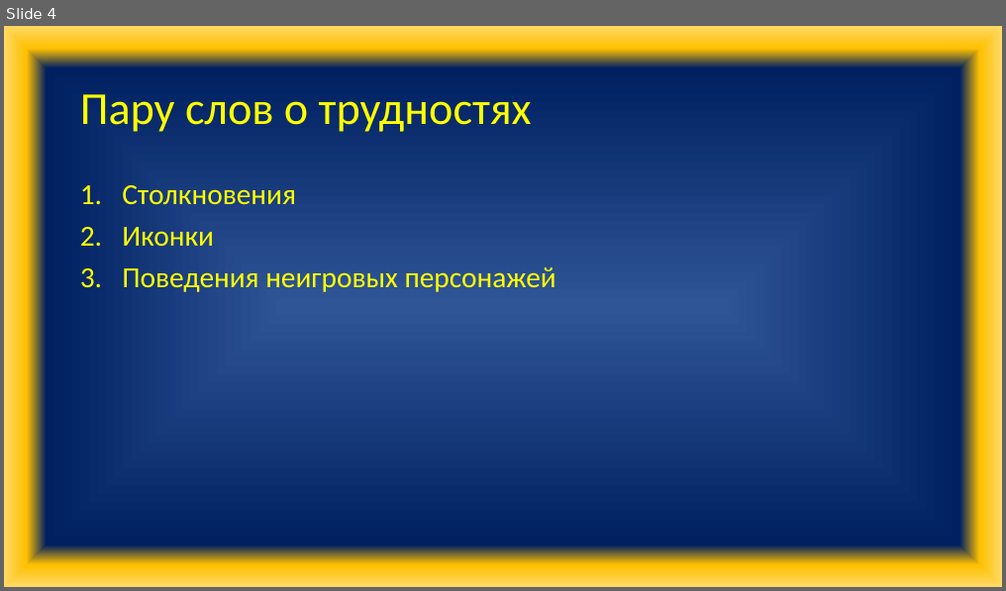
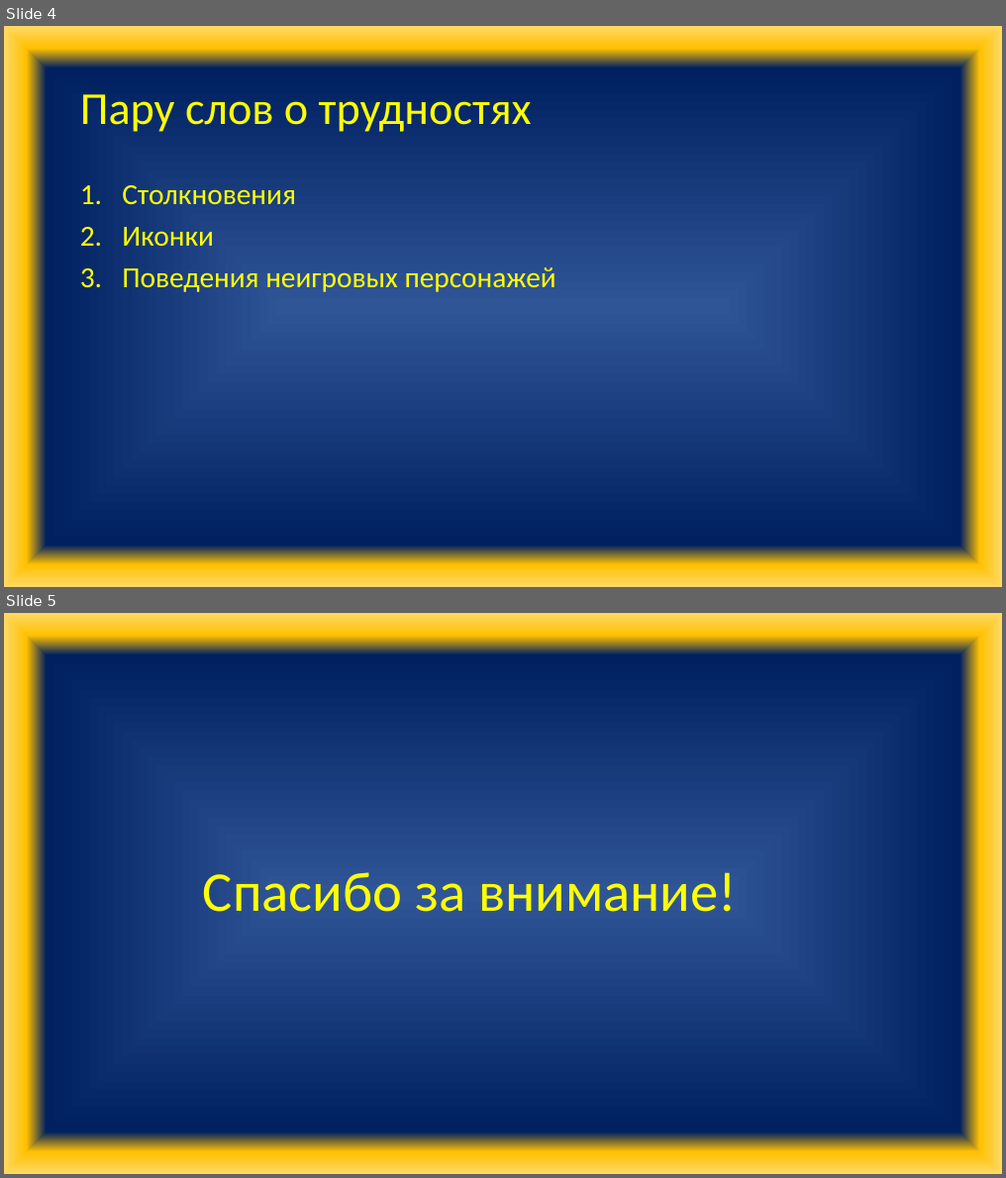
Before and after one commit to toptyginn/Pac-man, a slide deck: Pac-man.pptx. Shown one above the other, each under a label of ours: slide 4 before the commit, slides 4 and 5 after it. The pictures are 1006x591 and 1006x1178 pixels, drawn with LibreOffice and Linux fonts; fonts in the diff are those of the drawing. Boxes give left, top, right and bottom in pixels: in the first picture for what was removed or moved away, otherwise in the second. Text is boxed around its words. In the diff, an @@ line names an element or a change of style, - is before the commit and + after.

Commit message:
last commit

```diff
--- a/Pac-man.pptx
+++ b/Pac-man.pptx
@@ slide 5 added at (4,613,1002,1174), background gradient #2F5597 to #002060 to #FFC000 to #FFD966 @@
@@ title added at (203,872,737,912), 54 pt, text #FFFF00 @@
+Спасибо за внимание!
```
Also in this commit, not shown: 1 slide removed.
